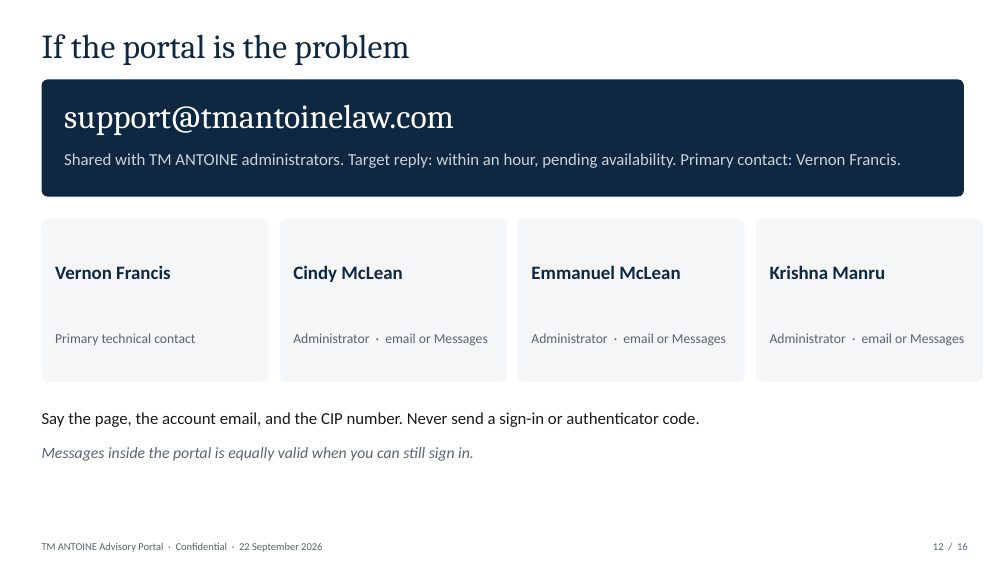
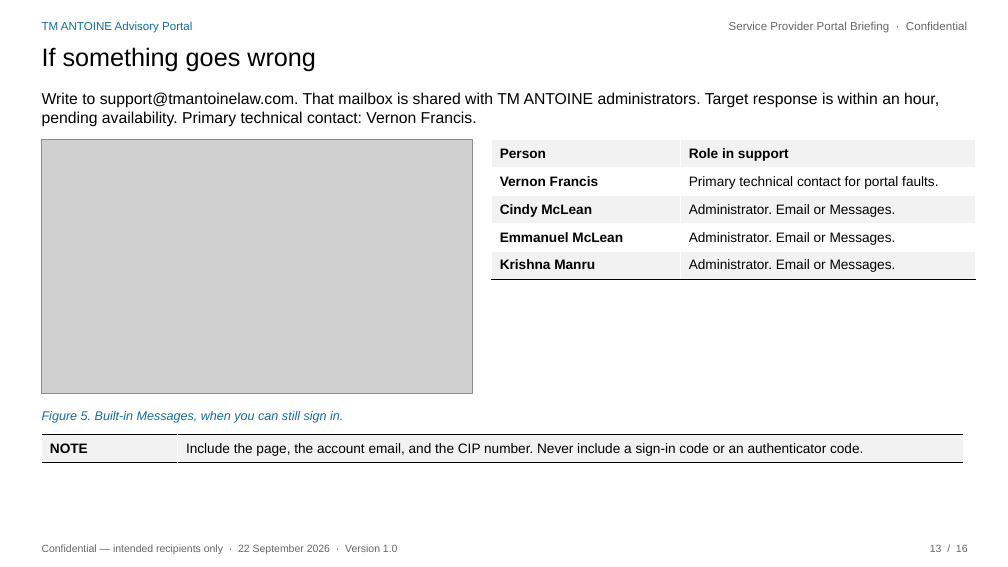
Before and after one commit to 4circlesinc/TMA-PORTAL, a slide deck: slide 13 of docs/TM-ANTOINE-Service-Provider-Webinar.pptx (slide 12 before the commit). Drawn at 1008x567 pixels with LibreOffice and Linux fonts; fonts in the diff are those of the drawing; grey boxes stand for pictures. Boxes give left, top, right and bottom in pixels: in the first picture for what was removed or moved away, otherwise in the second. Text is boxed around its words. In the diff, an @@ line names an element or a change of style, - is before the commit and + after.

```diff
--- a/docs/TM-ANTOINE-Service-Provider-Webinar.pptx
+++ b/docs/TM-ANTOINE-Service-Provider-Webinar.pptx
@@ text at <box>42,21,192,33</box>: text changed; size 32 to 11 pt; font Cambria to Arial; text colour #0E2841 to #136DA0 @@
-If the portal is the problem
+TM ANTOINE Advisory Portal
@@ text added at <box>729,21,967,33</box>, 11 pt, text #666666 @@
+Service Provider Portal Briefing · Confidential
@@ text at <box>42,47,316,72</box>: text changed; size 32 to 24 pt; font Cambria to Arial; text colour #FFFFFF to #000000 @@
-support@tmantoinelaw.com
+If something goes wrong
@@ rounded rectangle removed at <box>42,79,964,197</box> @@
@@ text at <box>42,92,939,127</box>: text changed; size 16 to 15 pt; font Calibri to Arial; text colour #C9D3DC to #000000 @@
-Shared with TM ANTOINE administrators. Target reply: within an hour, pending availability. Primary contact: Vernon Francis.
+Write to support@tmantoinelaw.com. That mailbox is shared with TM ANTOINE administrators. Target response is within an hour, pending availability. Primary technical contact: Vernon Francis.
@@ picture added at <box>42,140,473,393</box> @@
@@ table added at <box>492,140,975,276</box>, 5 rows, 2 columns @@
+Person | Role in support
+Vernon Francis | Primary technical contact for portal faults.
+Cindy McLean | Administrator. Email or Messages.
+Emmanuel McLean | Administrator. Email or Messages.
+Krishna Manru | Administrator. Email or Messages.
@@ rounded rectangle removed at <box>42,219,268,382</box> @@
@@ rounded rectangle removed at <box>280,219,507,382</box> @@
@@ rounded rectangle removed at <box>518,219,745,382</box> @@
@@ rounded rectangle removed at <box>756,219,983,382</box> @@
@@ text removed at <box>55,265,170,279</box> @@
-Vernon Francis
@@ text removed at <box>293,265,402,282</box> @@
-Cindy McLean
@@ text removed at <box>531,265,680,279</box> @@
-Emmanuel McLean
@@ text removed at <box>770,265,885,279</box> @@
-Krishna Manru
@@ text removed at <box>55,333,195,345</box> @@
-Primary technical contact
@@ text removed at <box>293,333,488,346</box> @@
-Administrator · email or Messages
@@ text removed at <box>531,333,726,346</box> @@
-Administrator · email or Messages
@@ text removed at <box>770,333,964,346</box> @@
-Administrator · email or Messages
@@ text at <box>42,411,343,423</box>: text changed; size 15 to 12 pt; font Calibri to Arial; text colour #5A6570 to #136DA0 @@
-Messages inside the portal is equally valid when you can still sign in.
+Figure 5. Built-in Messages, when you can still sign in.
@@ text removed at <box>42,412,700,427</box> @@
-Say the page, the account email, and the CIP number. Never send a sign-in or authenticator code.
@@ table added at <box>42,435,964,510</box>, 1 rows, 2 columns @@
+NOTE | Include the page, the account email, and the CIP number. Never include a sign-in code or an authenticator code.
@@ text at <box>42,544,398,554</box>: text changed; font Calibri to Arial; text colour #5A6570 to #666666 @@
-TM ANTOINE Advisory Portal · Confidential · 22 September 2026
+Confidential — intended recipients only · 22 September 2026 · Version 1.0
@@ text at <box>930,544,968,552</box>: text changed; font Calibri to Arial; text colour #5A6570 to #666666 @@
-12 / 16
+13 / 16
```
Also in this commit, not shown: 11 other slides changed, 4 slides added, 4 slides removed, 9 other files.
